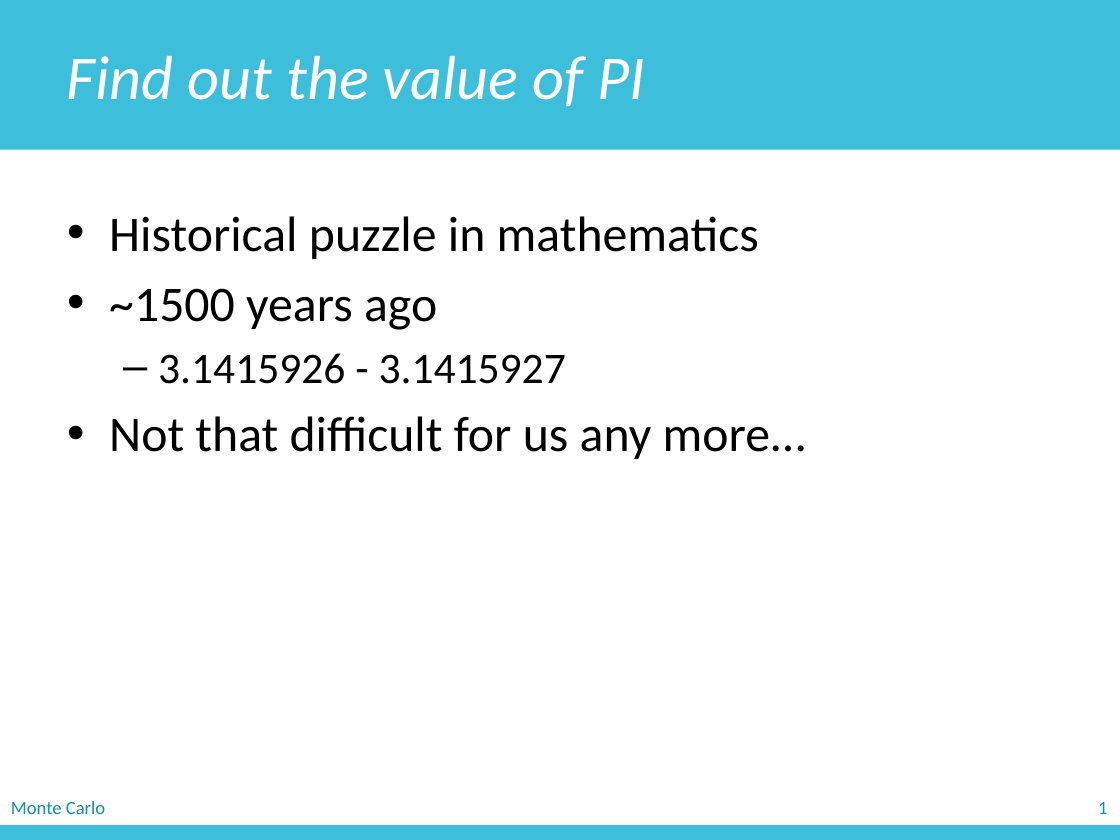
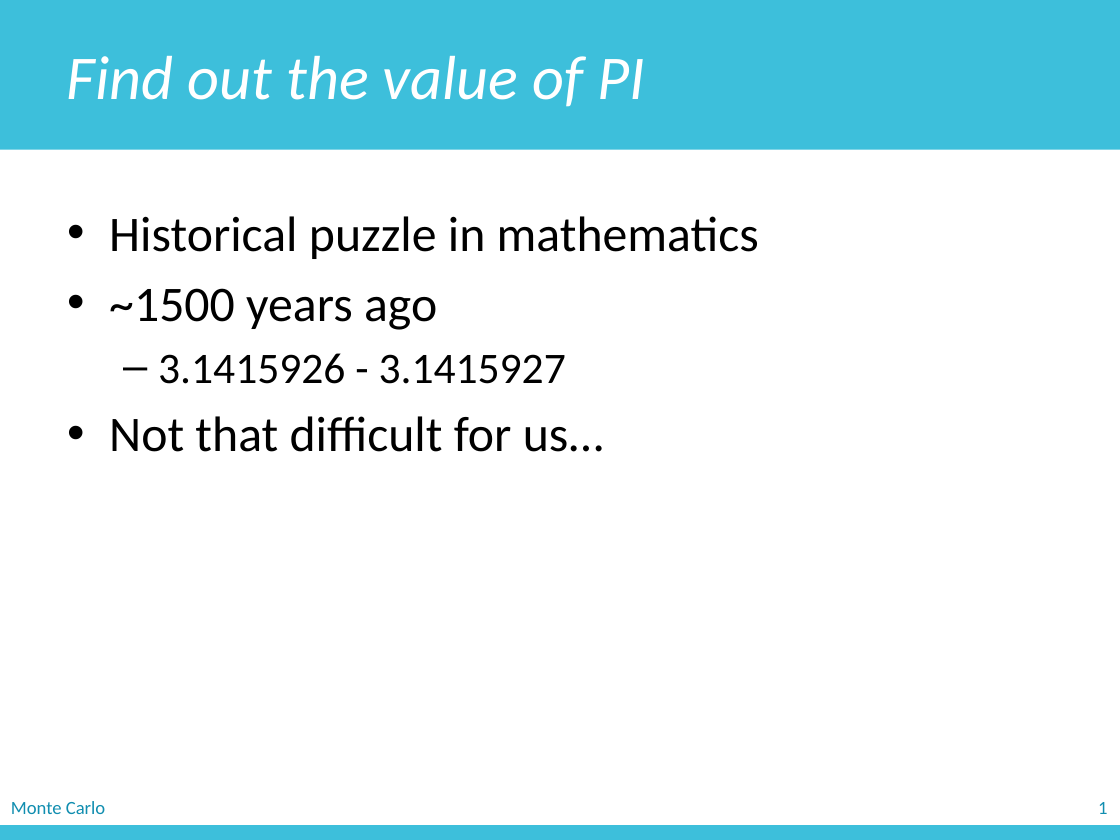
Before and after one commit to zichengliao/zuics101-fa17, a slide deck: slide 8 of lectures/lec13/lec13.pptx. Drawn at 1120x840 pixels with LibreOffice and Linux fonts; fonts in the diff are those of the drawing. Boxes give left, top, right and bottom in pixels: in the first picture for what was removed or moved away, otherwise in the second. Text is boxed around its words. In the diff, an @@ line names an element or a change of style, - is before the commit and + after.

```diff
--- a/lectures/lec13/lec13.pptx
+++ b/lectures/lec13/lec13.pptx
@@ text at (109,416,604,452): text changed @@
-• Not that difficult for us any more…
+• Not that difficult for us…
```
Also in this commit, not shown: 4 other slides changed, 18 other files.
